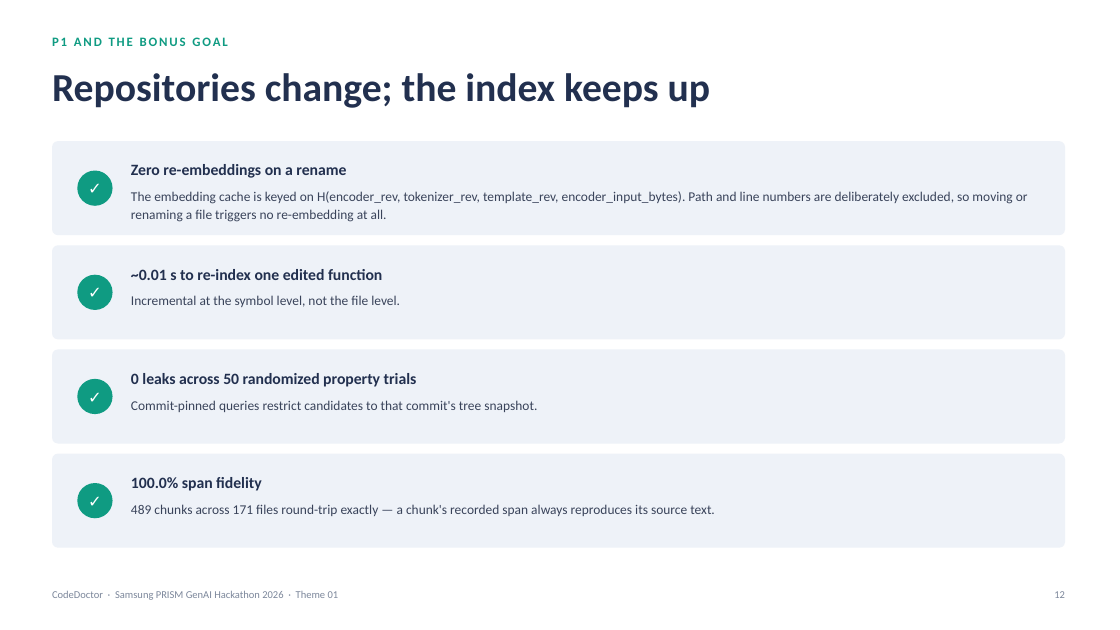
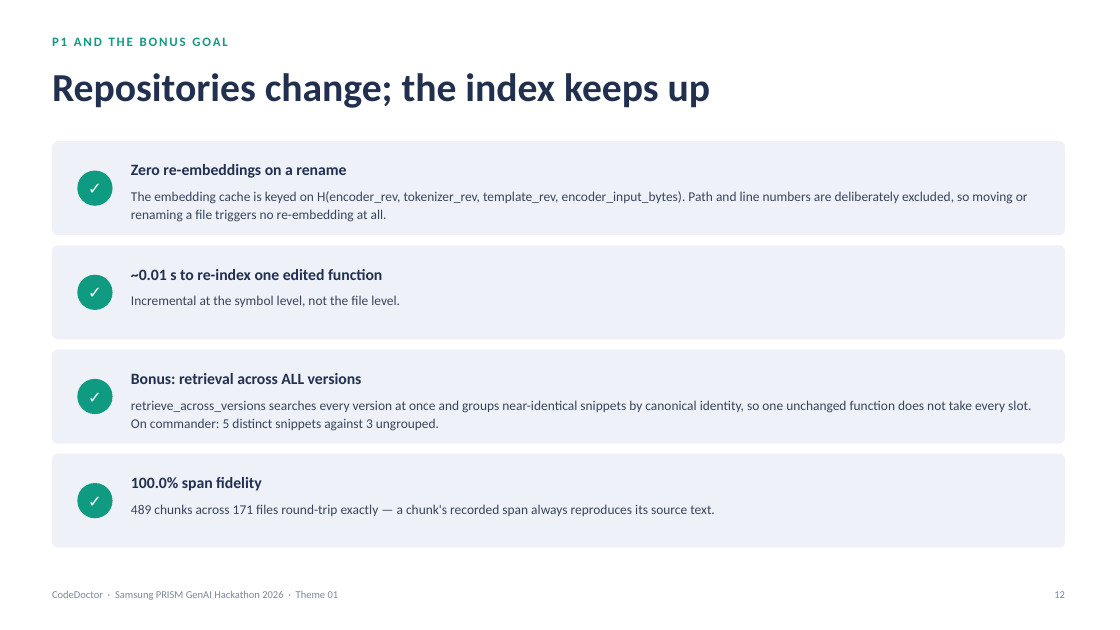
Before and after one commit to krizz711/CodeDoctor-Agentic-Semantic-and-Structural-Intelligence-for-Code-Repositories, a slide deck: slide 12 of docs/CodeDoctor-PRISM-Theme01.pptx. Drawn at 1120x630 pixels with LibreOffice and Linux fonts; fonts in the diff are those of the drawing. Boxes give left, top, right and bottom in pixels: in the first picture for what was removed or moved away, otherwise in the second. Text is boxed around its words. In the diff, an @@ line names an element or a change of style, - is before the commit and + after.

Commit message:
Judge pass against the official guidelines: implement the Bonus goal
Read theme1_guidelines.pdf and tested the project end to end the way the
hands-on evaluation would. Three findings, all real.

1. THE BONUS GOAL WAS NOT IMPLEMENTED, and the README claimed it was.

The brief defines P1 as retrieval on a given version and the Bonus as
retrieval ACROSS all versions, naming the difficulty explicitly: across
versions the snippets "would still be very similar, which would make them hard
to rank properly". We had commit-scoped retrieval only -- which is P1 -- and
the README called it the bonus.

VersionedIndex.retrieve_across_versions now searches every indexed version at
once. Searching all snapshots naively makes the problem worse rather than
better: a function that survived ten commits unchanged returns ten
near-identical rows and crowds everything else out of the top-k. Results are
grouped by canonical identity (file path + symbol name, which is what survives
a version change), each group collapses to its best-scoring variant, and the
hit reports the versions it spans plus a count of genuinely distinct contents.
collapse_identical=False returns the ungrouped ranking so the difference is
measurable rather than asserted.

On test_repos/commander across two versions, a five-result budget returns
5 distinct snippets collapsed against 3 ungrouped.

2. P1 AND THE DEMO RAN LEXICAL-ONLY. VersionedIndex.retrieve built
HybridRetriever(docs) with no embeddings, so use_dense was False -- the path
judges will actually drive never touched the encoder the entire P0 result
rests on. add_snapshot now accepts embeddings per version and uses_dense()
reports whether the dense pass is active, because a versioned index running
lexical-only is a materially weaker system and that should be visible rather
than inferred from a score.

3. THE RELEASE TAG IS NOT IN THE GUIDELINES. theme1_guidelines.pdf never names
a tag; it says only to make a release and upload the file.
PRISM_GENAI_HACKATHON_Y2026 comes from our own THEME1-BUILD-PLAN-v3.pdf p11.
The checklist now says so and tells whoever cuts the release to check the
portal first, since the tag is how judges find the submission.

scripts/judge_endtoend.py runs the whole hands-on shape -- a real JavaScript
repo, the brief's own free-text example query, two versions, and the
cross-version ranking problem -- through shipped code paths only.

212 tests pass, 11 of them new. The submitted artifact is untouched at
0.96558.

```diff
--- a/docs/CodeDoctor-PRISM-Theme01.pptx
+++ b/docs/CodeDoctor-PRISM-Theme01.pptx
@@ text at (131, 373, 362, 384): text changed @@
-0 leaks across 50 randomized property trials
+Bonus: retrieval across ALL versions
@@ text at (131, 400, 1031, 431): text changed @@
-Commit-pinned queries restrict candidates to that commit's tree snapshot.
+retrieve_across_versions searches every version at once and groups near-identical snippets by canonical identity, so one unchanged function does not take every slot. On commander: 5 distinct snippets against 3 ungrouped.
```
Also in this commit, not shown: 7 other files.
